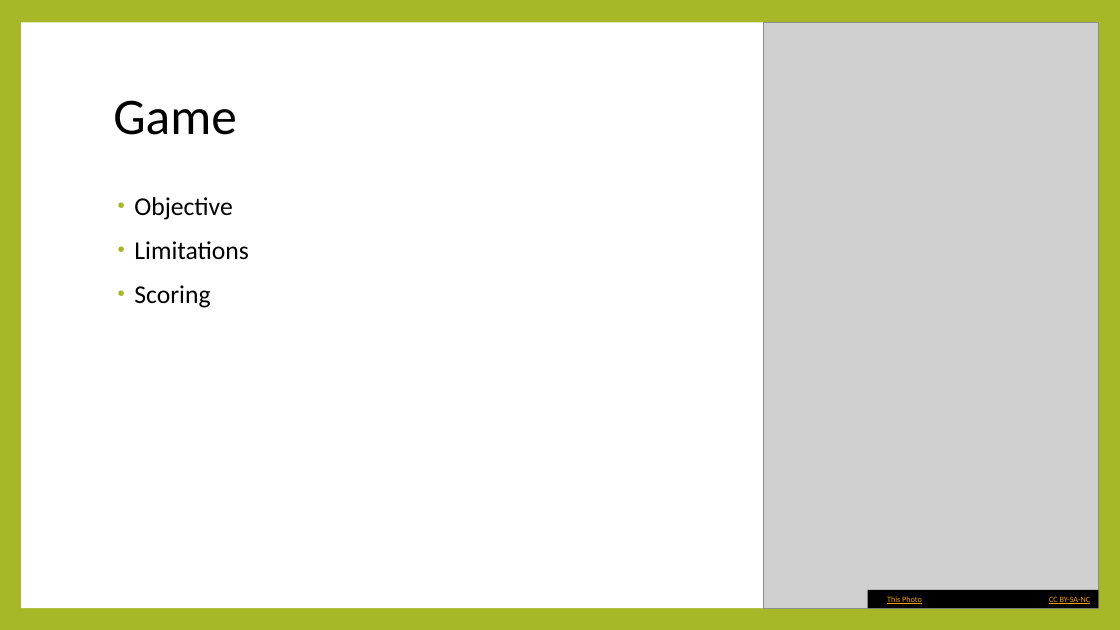
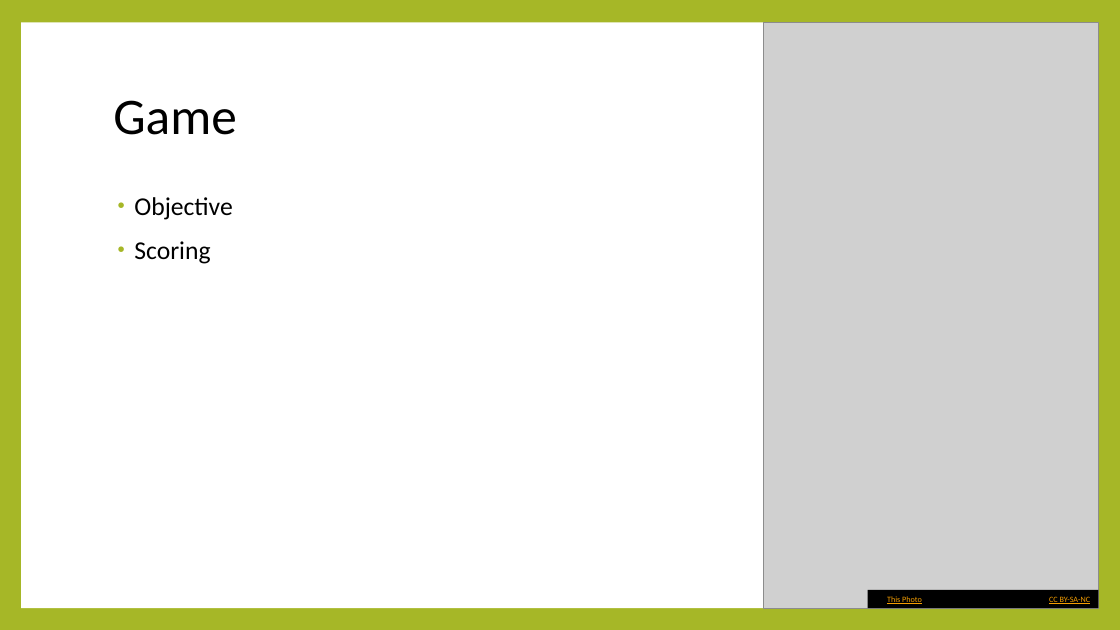
Before and after one commit to Hookz/pentominoes, a slide deck: slide 2 of Pentetris bots.pptx. Drawn at 1120x630 pixels with LibreOffice and Linux fonts; fonts in the diff are those of the drawing; grey boxes stand for pictures. Boxes give left, top, right and bottom in pixels: in the first picture for what was removed or moved away, otherwise in the second. Text is boxed around its words. In the diff, an @@ line names an element or a change of style, - is before the commit and + after.

```diff
--- a/Pentetris bots.pptx
+++ b/Pentetris bots.pptx
@@ text at (134,241,249,260): paragraph removed @@
-• Limitations
```
Also in this commit, not shown: 8 other slides changed.
